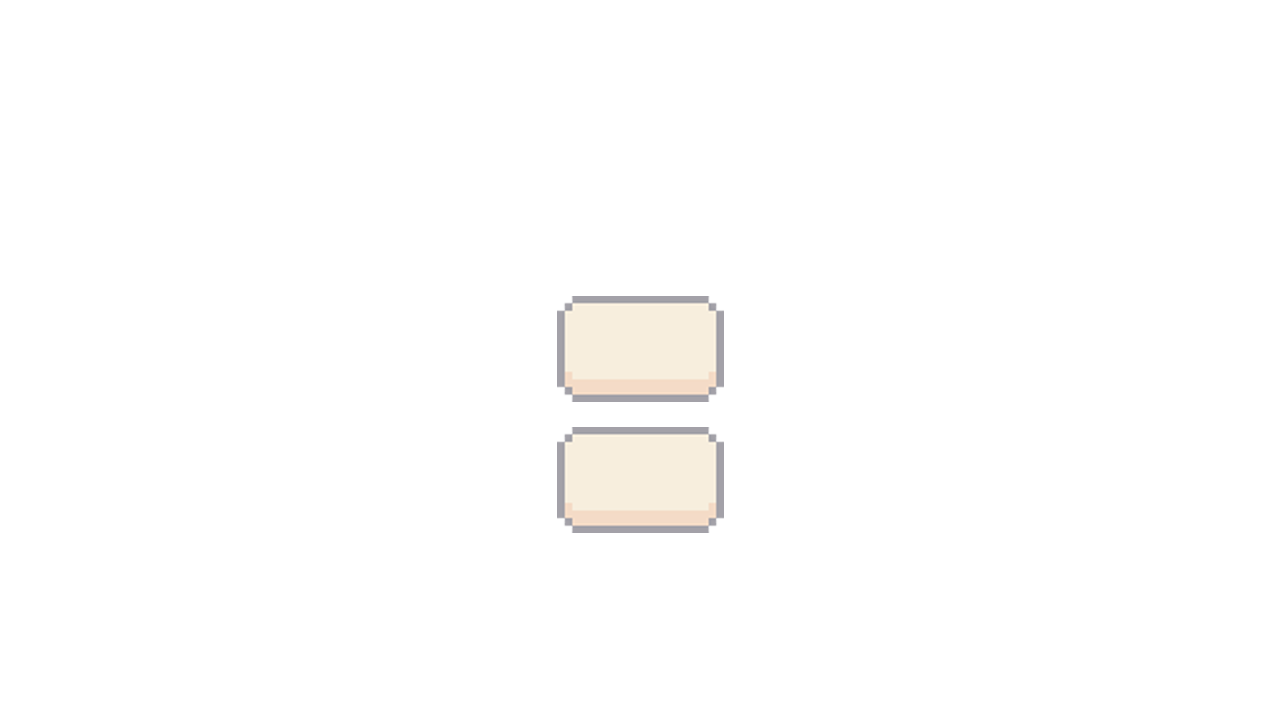
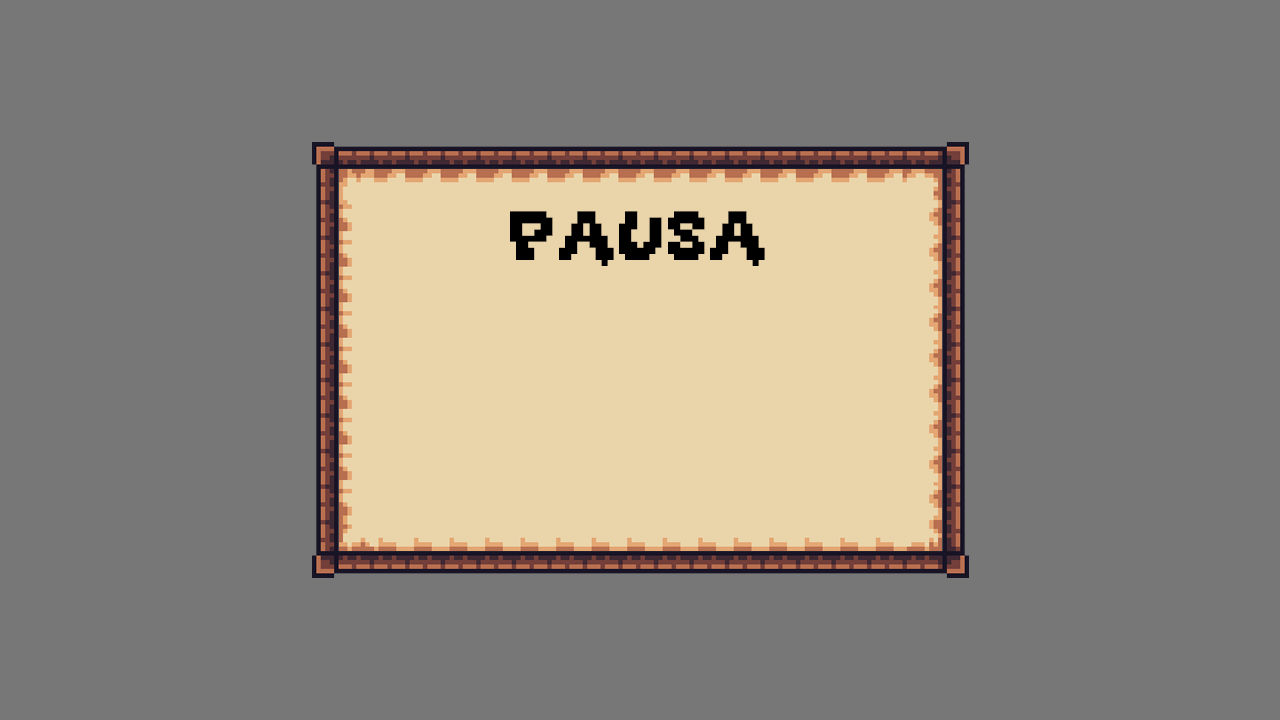
Layers edited between the first and the second 1280x720 image:
showed group "Títulos" (3 layers) over (440, 211, 838, 279)
showed "PAUSA" over (510, 211, 765, 266)
showed group "Pantalla Base" (4 layers) over (0, 0, 1280, 720)
moved "CONTINUAR_DUMMY" into group "DEBUG" over (557, 296, 724, 402)
moved "PAUSA_DUMMY" into group "DEBUG" over (557, 427, 724, 533)
